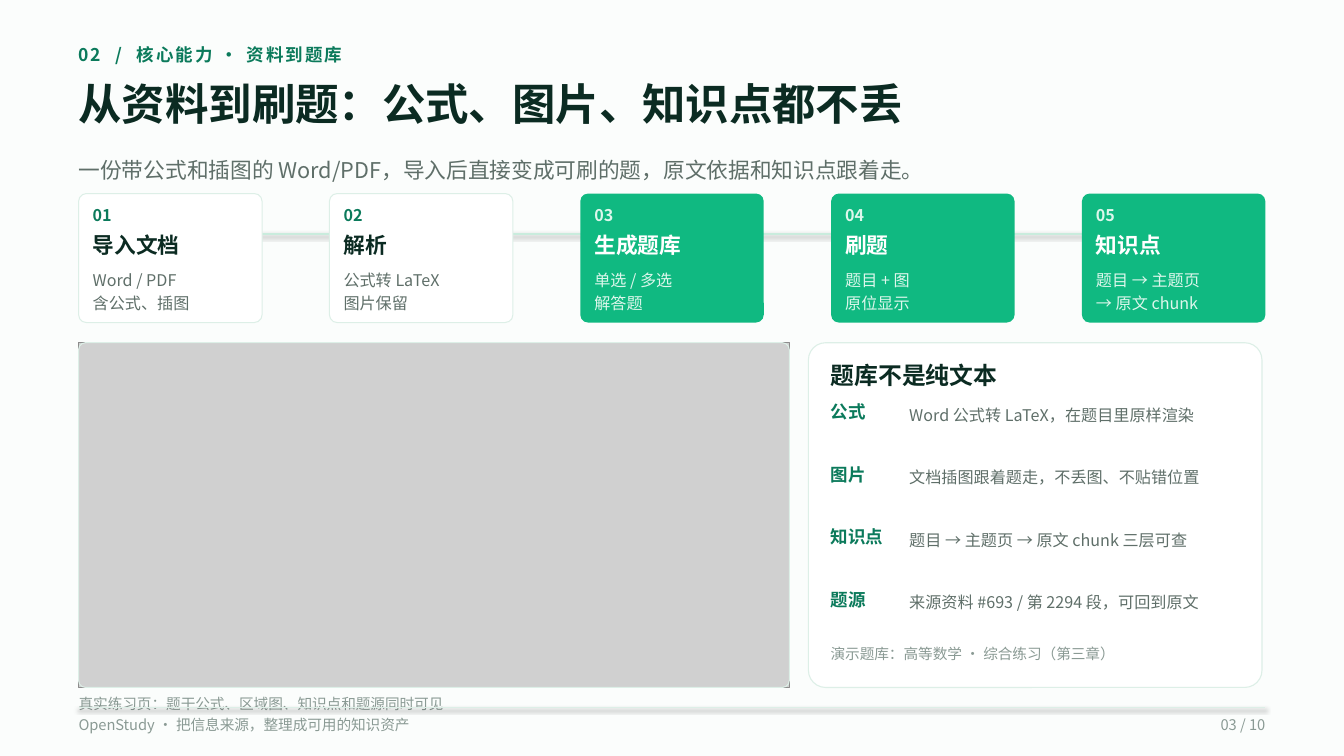
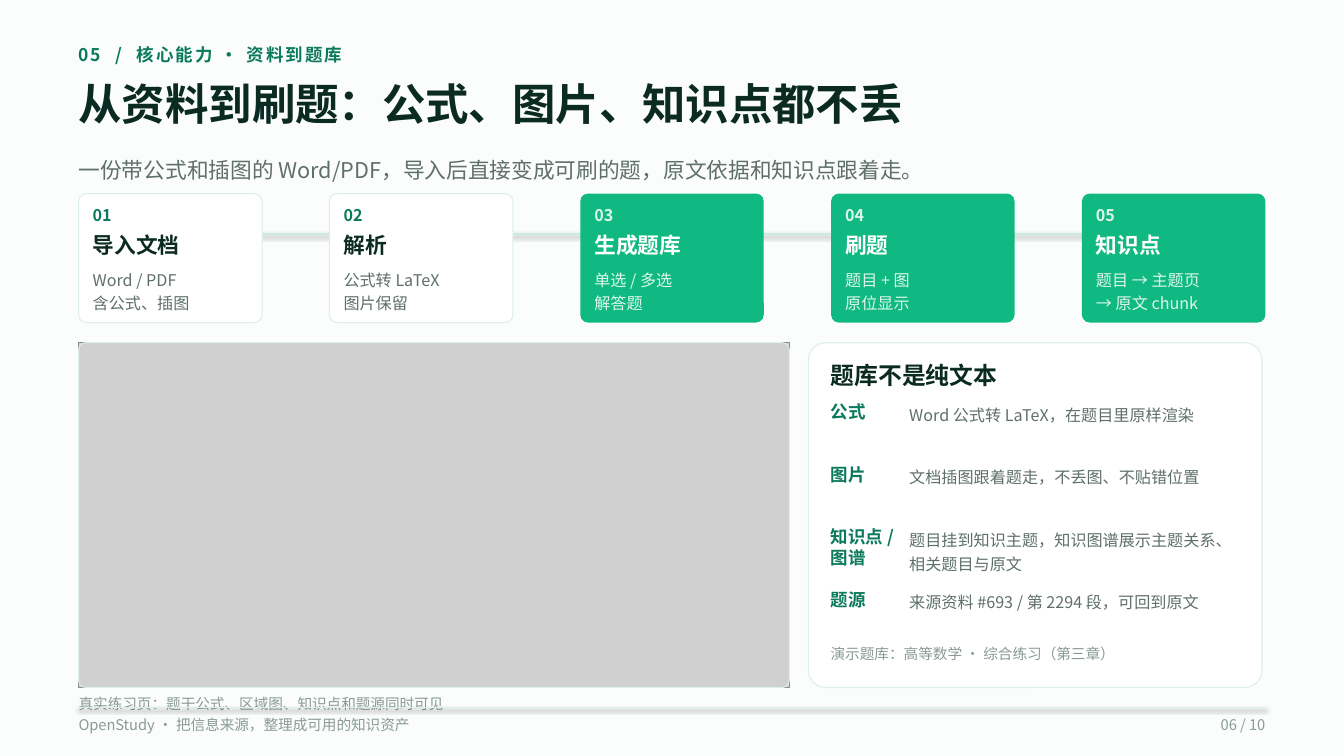
Before and after one commit to wufeng1234567/openstudy-fastapi-ts, a slide deck: slide 6 of doc/competition/OpenStudy-10页-码道版.pptx (slide 3 before the commit). Drawn at 1344x756 pixels with LibreOffice and Linux fonts; fonts in the diff are those of the drawing; grey boxes stand for pictures. Boxes give left, top, right and bottom in pixels: in the first picture for what was removed or moved away, otherwise in the second. Text is boxed around its words. In the diff, an @@ line names an element or a change of style, - is before the commit and + after.

```diff
--- a/doc/competition/OpenStudy-10页-码道版.pptx
+++ b/doc/competition/OpenStudy-10页-码道版.pptx
@@ text at [79, 46, 343, 63]: text changed @@
-02 / 核心能力 · 资料到题库
+05 / 核心能力 · 资料到题库
@@ text at [831, 528, 883, 569]: text changed @@
-知识点
+知识点 / 图谱
@@ text at [909, 532, 1231, 572]: text changed @@
-题目 → 主题页 → 原文 chunk 三层可查
+题目挂到知识主题，知识图谱展示主题关系、相关题目与原文
@@ text at [1221, 719, 1265, 730]: text changed @@
-03 / 10
+06 / 10
```
Also in this commit, not shown: 3 other slides changed, 4 other files.
